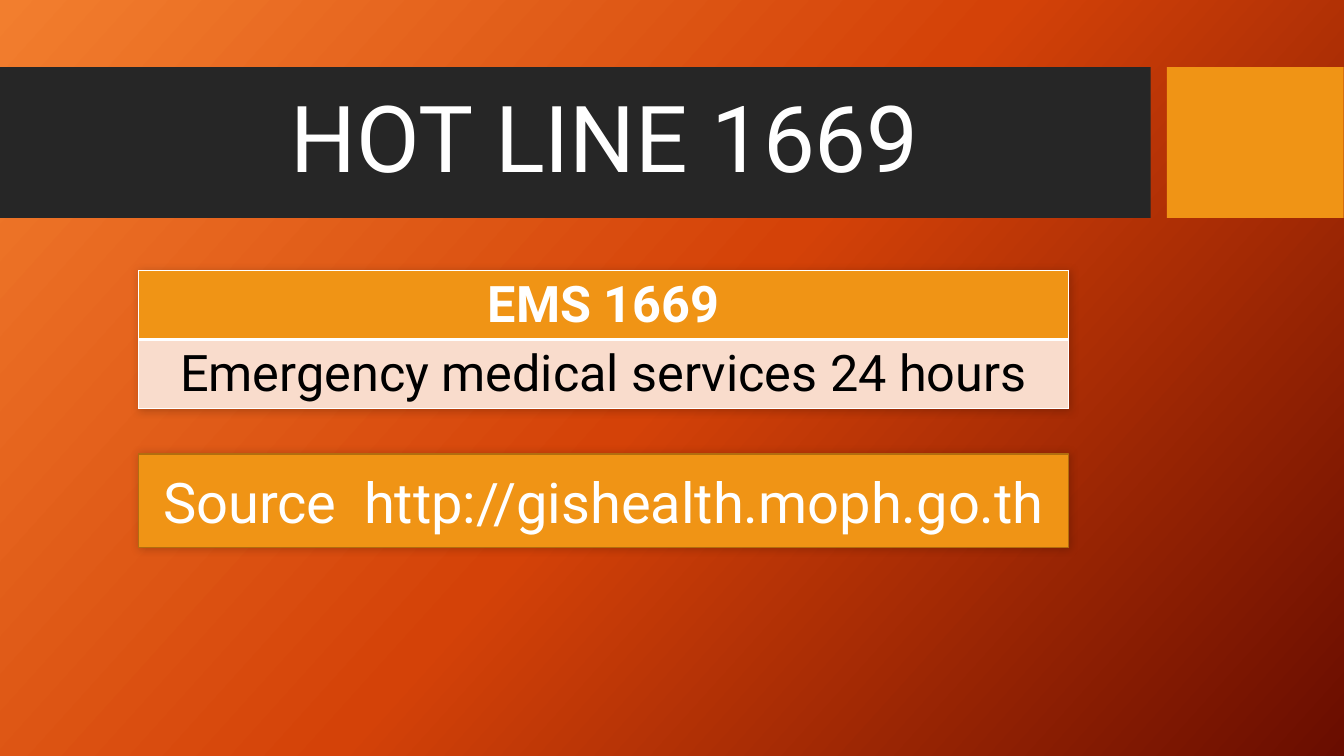
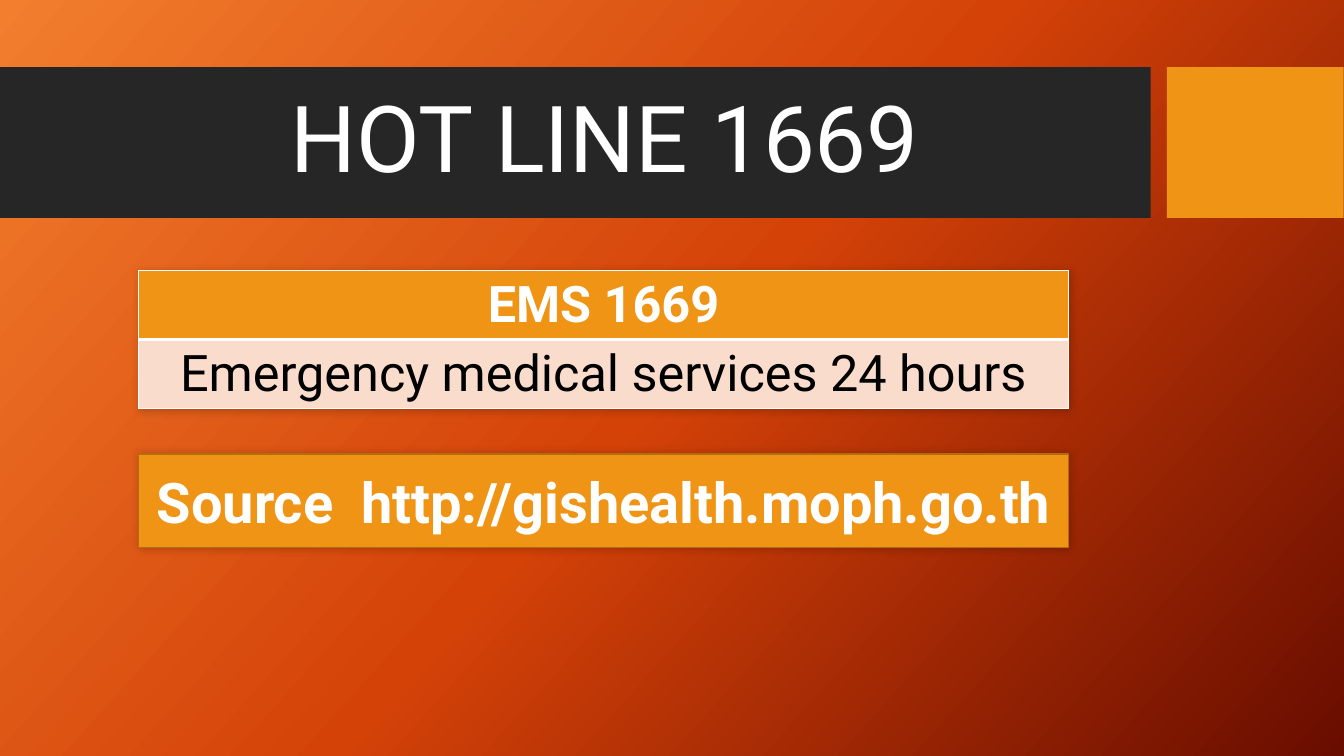
Before and after one commit to joblackpoc/Jobs_SSJ, a slide deck: slide 8 of gishealth_Eng.pptx. Drawn at 1344x756 pixels with LibreOffice and Linux fonts; fonts in the diff are those of the drawing; background and template pictures are left out. Boxes give left, top, right and bottom in pixels: in the first picture for what was removed or moved away, otherwise in the second. Text is boxed around its words. In the diff, an @@ line names an element or a change of style, - is before the commit and + after.

Commit message:
Update font pptx

```diff
--- a/gishealth_Eng.pptx
+++ b/gishealth_Eng.pptx
@@ rectangle "Source http://gishealth.moph.go.th" at <box>139,455,1069,548</box>: bold on @@
```
